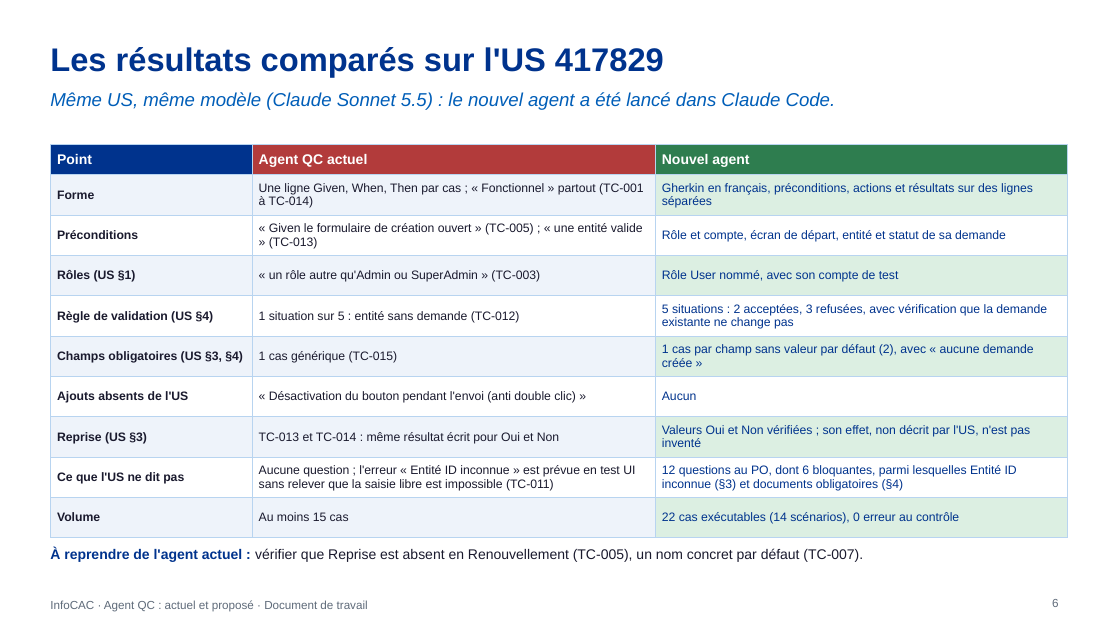
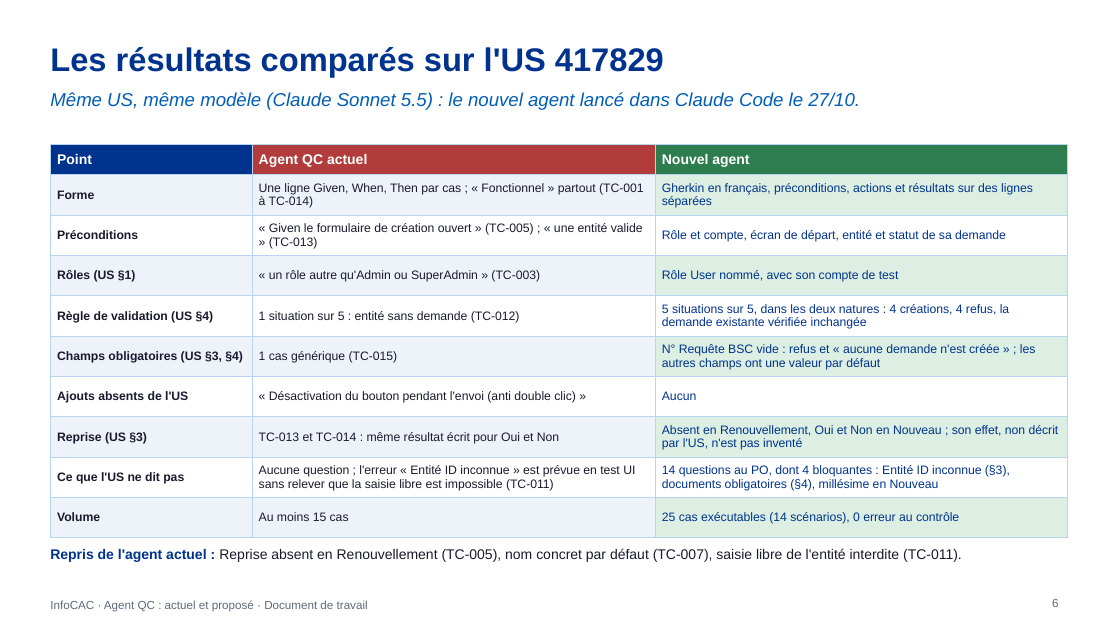
Before and after one commit to DauraRady/Travaux-QA, a slide deck: slide 6 of doc/Agent-QC-actuel-vs-propose.pptx. Drawn at 1120x630 pixels with LibreOffice and Linux fonts; fonts in the diff are those of the drawing. Boxes give left, top, right and bottom in pixels: in the first picture for what was removed or moved away, otherwise in the second. Text is boxed around its words. In the diff, an @@ line names an element or a change of style, - is before the commit and + after.

Commit message:
Présentations, comparatif et mail mis à jour avec le lancement du 27/10

```diff
--- a/doc/Agent-QC-actuel-vs-propose.pptx
+++ b/doc/Agent-QC-actuel-vs-propose.pptx
@@ text at (x1=50, y1=92, x2=860, y2=110): text changed @@
-Même US, même modèle (Claude Sonnet 5.5) : le nouvel agent a été lancé dans Claude Code.
+Même US, même modèle (Claude Sonnet 5.5) : le nouvel agent lancé dans Claude Code le 27/10.
@@ table at (x1=50, y1=145, x2=1067, y2=528) @@
-row 5, column 3: 5 situations : 2 acceptées, 3 refusées, avec vérification que la demande existante ne change pas
+row 5, column 3: 5 situations sur 5, dans les deux natures : 4 créations, 4 refus, la demande existante vérifiée inchangée
-row 6, column 3: 1 cas par champ sans valeur par défaut (2), avec « aucune demande créée »
+row 6, column 3: N° Requête BSC vide : refus et « aucune demande n'est créée » ; les autres champs ont une valeur par défaut
-row 8, column 3: Valeurs Oui et Non vérifiées ; son effet, non décrit par l'US, n'est pas inventé
+row 8, column 3: Absent en Renouvellement, Oui et Non en Nouveau ; son effet, non décrit par l'US, n'est pas inventé
-row 9, column 3: 12 questions au PO, dont 6 bloquantes, parmi lesquelles Entité ID inconnue (§3) et documents obligatoires (§4)
+row 9, column 3: 14 questions au PO, dont 4 bloquantes : Entité ID inconnue (§3), documents obligatoires (§4), millésime en Nouveau
-row 10, column 3: 22 cas exécutables (14 scénarios), 0 erreur au contrôle
+row 10, column 3: 25 cas exécutables (14 scénarios), 0 erreur au contrôle
@@ text at (x1=50, y1=548, x2=962, y2=562): text changed @@
-À reprendre de l'agent actuel : vérifier que Reprise est absent en Renouvellement (TC-005), un nom concret par défaut (TC-007).
+Repris de l'agent actuel : Reprise absent en Renouvellement (TC-005), nom concret par défaut (TC-007), saisie libre de l'entité interdite (TC-011).
```
Also in this commit, not shown: 3 other slides changed, 5 other files.
